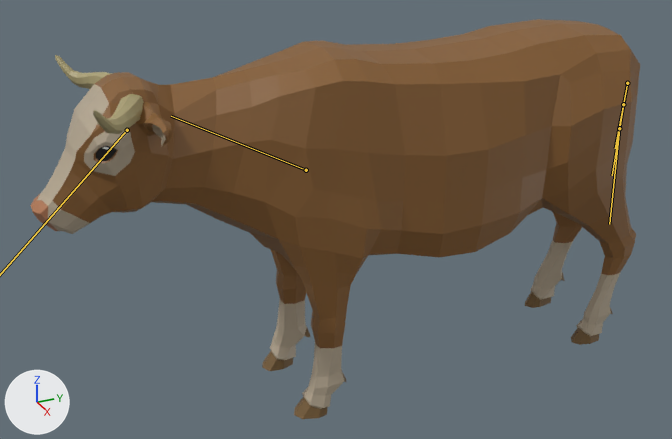
Two versions of the glTF model public/dunia-hewan/models/cow.glb, one commit apart.
Both versions are drawn from a 50 mm lens placed at (3.18, -1.92, 2.35), pointed at (-0.05, -0.46, 0.73). The lights are fixed; the arrows at lower left show +X, +Y and +Z. The first picture is the older version. The bones that change are drawn over the model as lines.
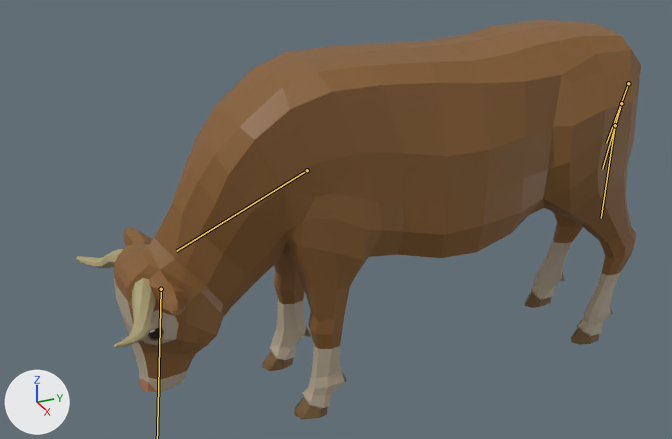
The newer file adds an action. The first version stands in its rest pose; the second is drawn at frame 93 of the action 'Eating'.

The change, as a list of edits to the scene's bpy script:
```text
Change bone_neck1:
    where bone_neck1 = bpy.data.objects['AnimalArmature'].pose.bones['Neck1']  # child of 'Torso3'
    bone_neck1.rotation_quaternion: (1.0, 0.0, 0.0, 0.0) -> (0.893, -0.451, 0.0, 0.0)  # degrees (0, 0, 0) -> degrees (-54, 0, 0)
Change bone_head:
    where bone_head = bpy.data.objects['AnimalArmature'].pose.bones['Head']  # child of 'Neck3'
    bone_head.rotation_quaternion: (1.0, 0.0, 0.0, 0.0) -> (0.994, 0.112, 0.0, 0.0)  # degrees (0, 0, 0) -> degrees (13, 0, 0)
Change bone_tail4:
    where bone_tail4 = bpy.data.objects['AnimalArmature'].pose.bones['Tail4']  # child of 'Tail3'
    bone_tail4.rotation_quaternion: (1.0, 0.0, 0.0, 0.0) -> (0.993, 0.0, -0.008, 0.115)  # degrees (0, 0, 0) -> degrees (0, -1, 13)
Change bone_tail5:
    where bone_tail5 = bpy.data.objects['AnimalArmature'].pose.bones['Tail5']  # child of 'Tail4'
    bone_tail5.rotation_quaternion: (1.0, 0.0, 0.0, 0.0) -> (1.0, 0.0, 0.001, -0.027)  # degrees (0, 0, 0) -> degrees (0, 0, -3)
Change bone_tail6:
    where bone_tail6 = bpy.data.objects['AnimalArmature'].pose.bones['Tail6']  # child of 'Tail5'
    bone_tail6.rotation_quaternion: (1.0, 0.0, 0.0, 0.0) -> (0.999, 0.0, -0.005, -0.052)  # degrees (0, 0, 0) -> degrees (0, -1, -6)
```

What differs and where, as boxes [x1, y1, x2, y2] in the pictures (672 x 439 px):
'Cube', posed (10% narrower, 9% taller): before [53, 19, 640, 348]; after [113, 20, 641, 380]
'Cube_1', posed: before [37, 84, 620, 409]; after [113, 240, 620, 409]
'Cube_6', posed (10% narrower, 25% taller): before [55, 55, 144, 134]; after [76, 249, 156, 348]
'Cube_3', posed: before [30, 193, 58, 231]; after [139, 376, 157, 392]
'Cube_4', posed: before [96, 146, 116, 161]; after [149, 327, 162, 339]
'Cube_5', posed (not visible afterwards): before [103, 147, 109, 150]
bone 'Neck1', root to tip: before (306, 170) to (171, 116); after (307, 170) to (176, 251)
bone 'Tail4', root to tip: before (627, 83) to (615, 148); after (628, 83) to (606, 143)
bone 'Tail5', root to tip: before (623, 104) to (612, 175); after (621, 103) to (602, 169)
bone 'Tail6', root to tip: before (619, 128) to (609, 224); after (615, 125) to (601, 218)
